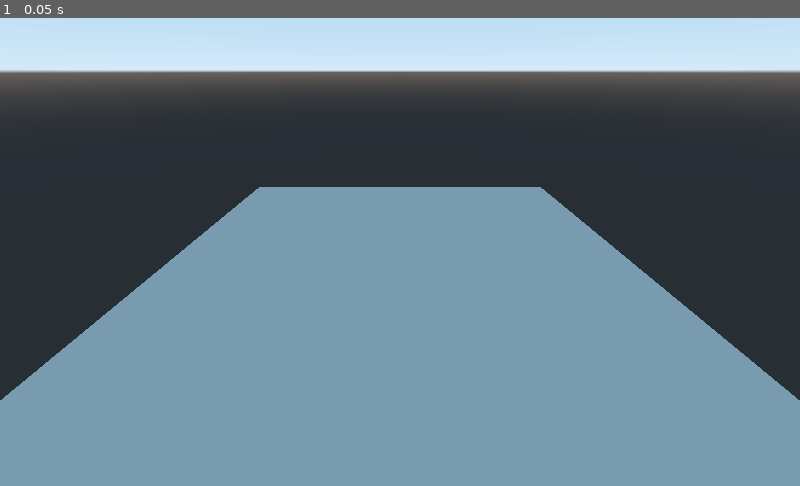
Above: before the commit, frame 1.
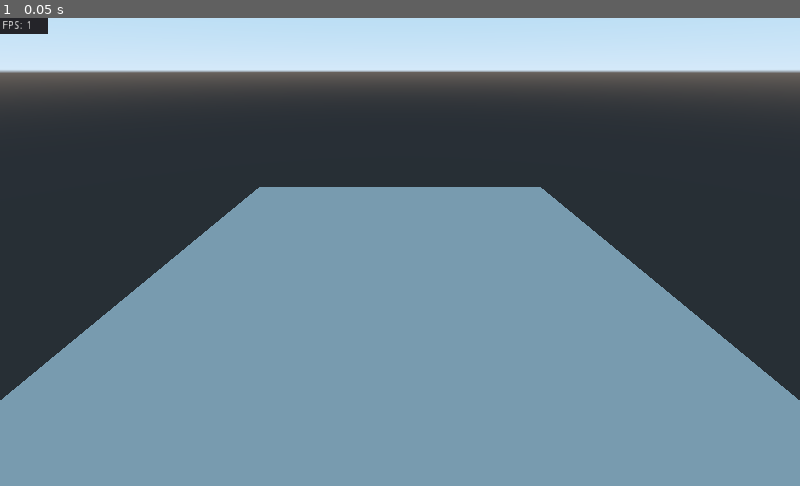
Above: after the commit, the same moment.

Repository: singerbj/godot-networking-abstraction
Game: Godot game, scene res://src/scenes/Game.tscn
Two runs of this game, one before a commit and one after it. Both use one fixed random seed, a clock stepped at 60 frames per second and the inputs below.
Inputs:
- Up to frame 1 (0.05 s): no input

The runs differ from the first frame. In frame 1, 0.2% of the frame differs, in the area x 0-6%, y 0-4%.

Commit message:
put an fps counter on there

Diff:
--- a/src/scenes/Game.tscn
+++ b/src/scenes/Game.tscn
@@ -26,3 +26,14 @@
 
 [node name="CollisionShape" type="CollisionShape" parent="StaticBody"]
 shape = SubResource( 2 )
+
+[node name="Panel" type="Panel" parent="."]
+margin_right = 62.0
+margin_bottom = 20.0
+
+[node name="Label" type="Label" parent="."]
+margin_left = 3.0
+margin_top = 3.0
+margin_right = 49.0
+margin_bottom = 17.0
+text = "FPS = 0"
--- a/src/scripts/Game.gd
+++ b/src/scripts/Game.gd
@@ -37,6 +37,8 @@
 			$Camera.make_current()
 
 func _process(delta):
+	$Label.text = "FPS: %s" % str(Engine.get_frames_per_second())
+
 	if local_peer_id != null && local_peer_id in players:
 		players[local_peer_id].rotate_player(mouse_motion)
 		mouse_motion = Vector2(0, 0)
--- a/src/scripts/Player.gd
+++ b/src/scripts/Player.gd
@@ -68,7 +68,6 @@
 
 	velocity = velocity * (input.delta / local_delta)
 
-
 	velocity = move_and_slide_with_snap(velocity, Vector3(0, -0.3, 0), Vector3.UP, true)
 
 func update_from_server(transform_from_server : Transform, rotation_from_server : Vector3, head_nod_angle_from_server : float):
